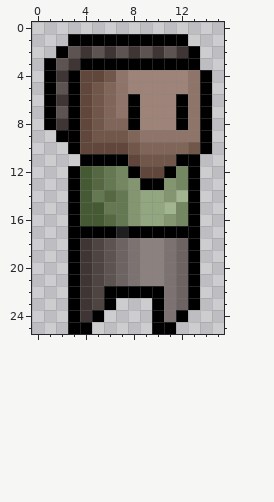
Two versions of one pixel-art file, Assets/Artwork/Player/Bob/Bob.aseprite. Above, as it was before the edit.
16x26 pixels, 1 frame.
After:
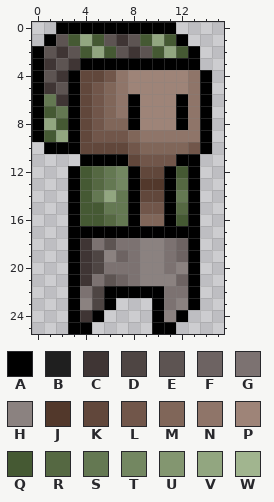
Palette (. is transparent): A #000000  B #1f1f1f  C #3f3534  D #4e4543  E #5d5452  F #6d6362  G #7c7271  H #8b8280  J #52382b  K #61473b  L #71564a  M #806659  N #8f7569  P #9e8478  Q #455933  R #556842  S #647852  T #738761  U #839670  V #92a680  W #a1b58f
The edit:
{"where": "layers \"Layer 2\", \"Layer 1\""}
{"y":0,"x":2,"old":"..........","new":"AAAAAAAAAA"}
{"y":1,"x":1,"old":"..AAAAAAAAA","new":"AEQVQECEQVQ"}
{"y":2,"x":0,"old":"..A","new":"AEC"}
{"y":2,"x":4,"old":"CEC","new":"QVQ"}
{"y":2,"x":10,"old":"CEC","new":"QVQ"}
{"y":3,"x":0,"old":".A","new":"AC"}
{"y":4,"x":0,"old":".A","new":"AE"}
{"y":5,"x":0,"old":".A","new":"AC"}
{"y":6,"x":0,"old":".A","new":"AS"}
{"y":7,"x":0,"old":".AE","new":"AQS"}
{"y":8,"x":0,"old":".AC","new":"AVQ"}
{"y":9,"x":0,"old":"..A","new":"AQV"}
{"y":10,"x":1,"old":"..","new":"AA"}
{"y":12,"x":12,"old":"T","new":"Q"}
{"y":13,"x":8,"old":"UAAUT","new":"AJJAR"}
{"y":14,"x":6,"old":"R","new":"V"}
{"y":14,"x":8,"old":"UVVUW","new":"AKKAS"}
{"y":15,"x":8,"old":"UVVWT","new":"ALLAR"}
{"y":16,"x":8,"old":"UVVUT","new":"AMMAQ"}
{"y":17,"x":7,"old":"B","new":"A"}
{"y":18,"x":5,"old":"D","new":"G"}
{"y":18,"x":7,"old":"F","new":"G"}
{"y":19,"x":6,"old":"E","new":"H"}
{"y":20,"x":6,"old":"EF","new":"GG"}
{"y":20,"x":12,"old":"F","new":"H"}
{"y":21,"x":5,"old":"D","new":"G"}
{"y":21,"x":11,"old":"G","new":"H"}
{"y":22,"x":4,"old":"C","new":"G"}
{"y":22,"x":12,"old":"F","new":"G"}
{"y":23,"x":4,"old":"C","new":"H"}
{"y":23,"x":12,"old":"F","new":"H"}
{"y":24,"x":11,"old":"G","new":"H"}
